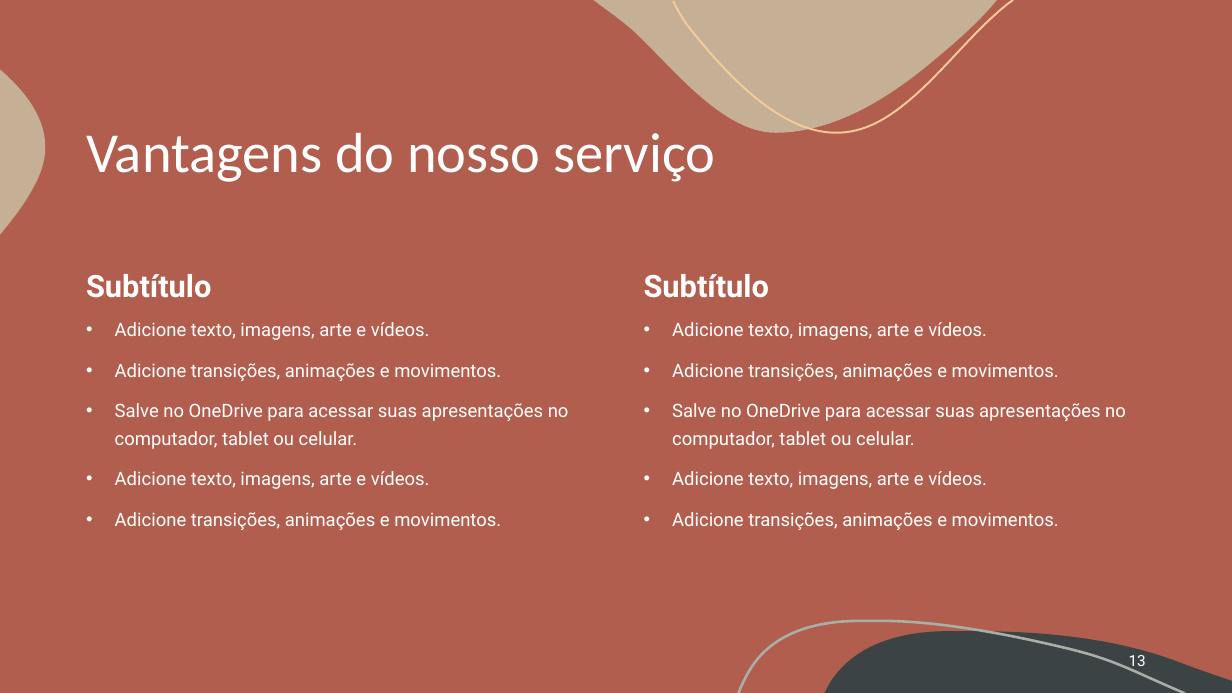
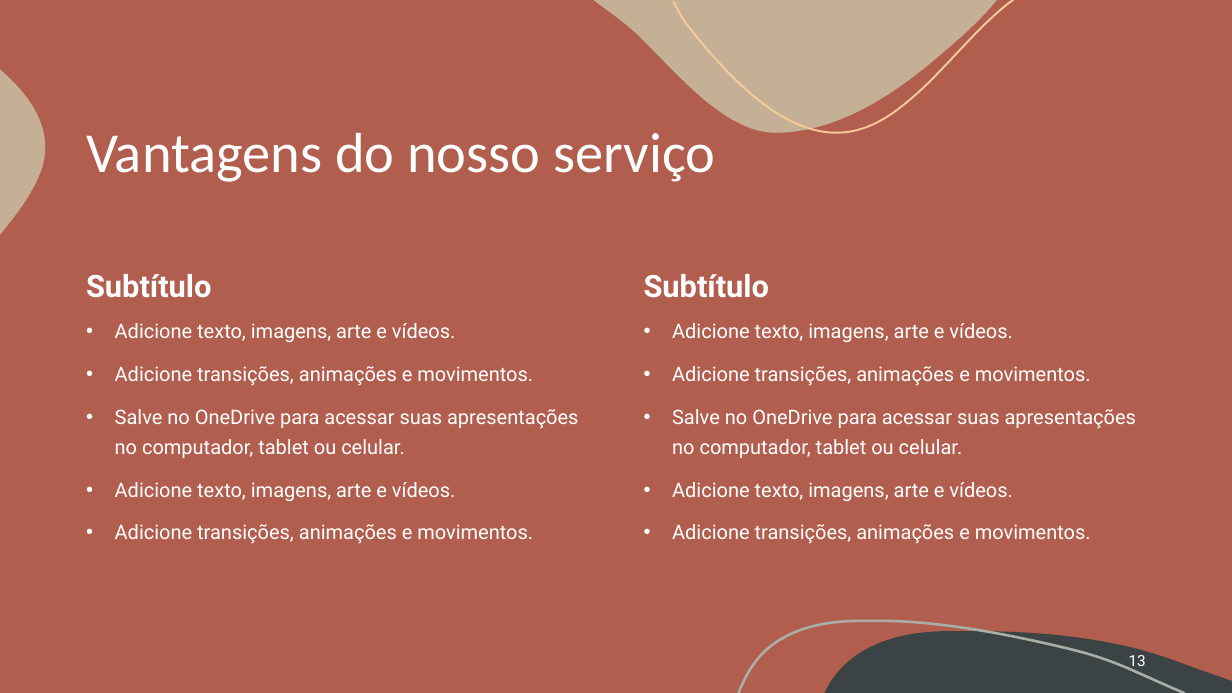
Before and after one commit to G4brielSilva/Focus-Trainee, a slide deck: slide 13 of Site/Acaiá Coffee Shop.pptx. Drawn at 1232x693 pixels with LibreOffice and Linux fonts; fonts in the diff are those of the drawing. Boxes give left, top, right and bottom in pixels: in the first picture for what was removed or moved away, otherwise in the second. Text is boxed around its words. In the diff, an @@ line names an element or a change of style, - is before the commit and + after.

```diff
--- a/Site/Acaiá Coffee Shop.pptx
+++ b/Site/Acaiá Coffee Shop.pptx
@@ text "Adicione texto, imagens, arte e ..." at (115,323,578,543): size 14.4 to 15.6 pt @@
@@ text "Adicione texto, imagens, arte e ..." at (672,323,1136,544): size 14.4 to 15.6 pt @@
```
Also in this commit, not shown: 1 other file.
